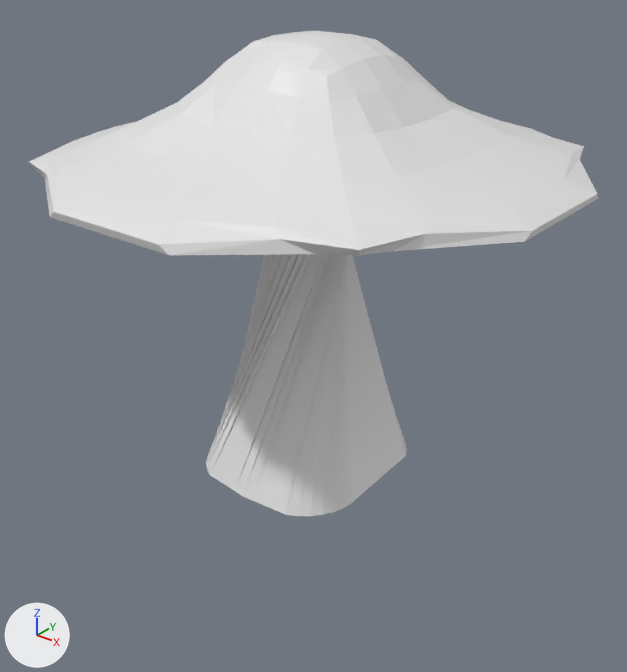
The Blender file assets/model/feature/foliage/mushroom.blend: old version first, new version second.
Before and after are seen from a 50 mm lens placed at (6.17, -7.74, 6.46), pointed at (-0.02, -0.01, 1.67). The axes (+X, +Y, +Z) are drawn at lower left. The lights are the same throughout.
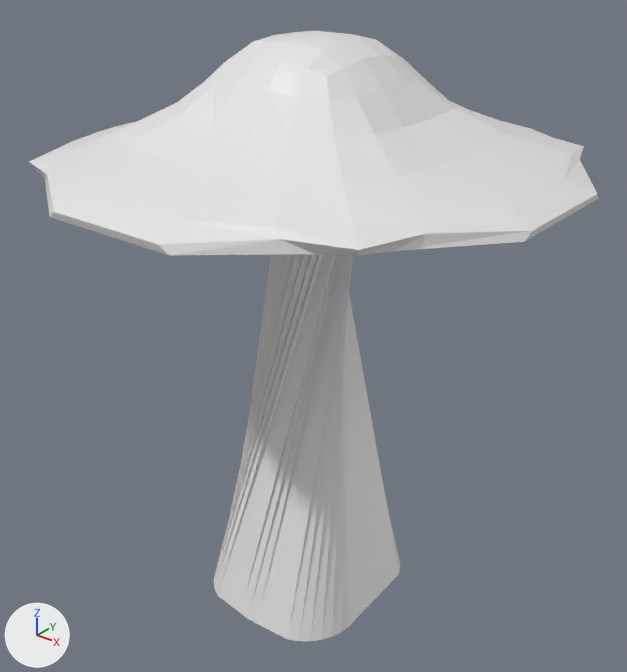
The newer file is also turned or shifted as a whole; pictures and numbers use the older file's frame.

Patch to the scene script:
```diff
--- a/assets/model/feature/foliage/mushroom.blend.py
+++ b/assets/model/feature/foliage/mushroom.blend.py
@@ ob_cylinder @@
 ob_cylinder = bpy.data.objects.new('Cylinder', me_cylinder)
-ob_cylinder.location = (0.0, 0.0, 2.3)
-ob_cylinder.scale = (0.762, 0.762, 2.3)
+ob_cylinder.location = (0.0, 0.0, 1.45)
+ob_cylinder.scale = (0.762, 0.762, 3.45)
```

Changed parts and their boxes [x1, y1, x2, y2] in the pictures (627 x 672 px):
'Cylinder', moved, rescaled
    before: [206, 254, 407, 516]
    after: [214, 254, 400, 641]
